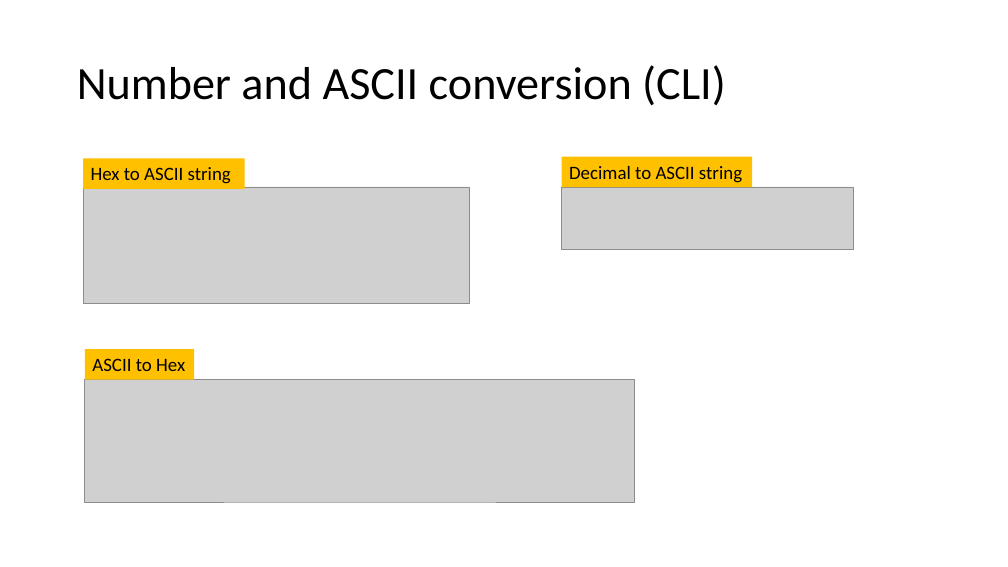
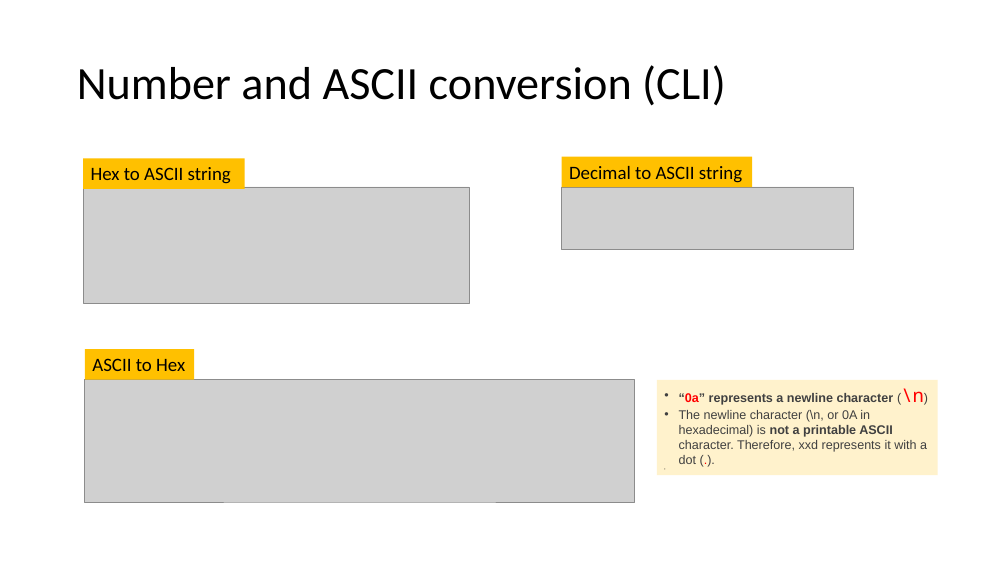
Before and after one commit to frankwxu/digital-forensics-lab, a slide deck: slide 20 of Basic_Computer_Skills_for_Forensics/0_Number_Systems.pptx. Drawn at 1008x567 pixels with LibreOffice and Linux fonts; fonts in the diff are those of the drawing; grey boxes stand for pictures; background and template pictures are left out. Boxes give left, top, right and bottom in pixels: in the first picture for what was removed or moved away, otherwise in the second. Text is boxed around its words. In the diff, an @@ line names an element or a change of style, - is before the commit and + after.

```diff
--- a/Basic_Computer_Skills_for_Forensics/0_Number_Systems.pptx
+++ b/Basic_Computer_Skills_for_Forensics/0_Number_Systems.pptx
@@ rectangle added at bbox=[657, 380, 938, 475], fill #FFF2CC, 12 pt, text #404040 @@
+• “0a” represents a newline character (\n)
+• The newline character (\n, or 0A in hexadecimal) is not a printable ASCII character. Therefore, xxd represents it with a dot (.).
```
Also in this commit, not shown: 7 other slides changed.
